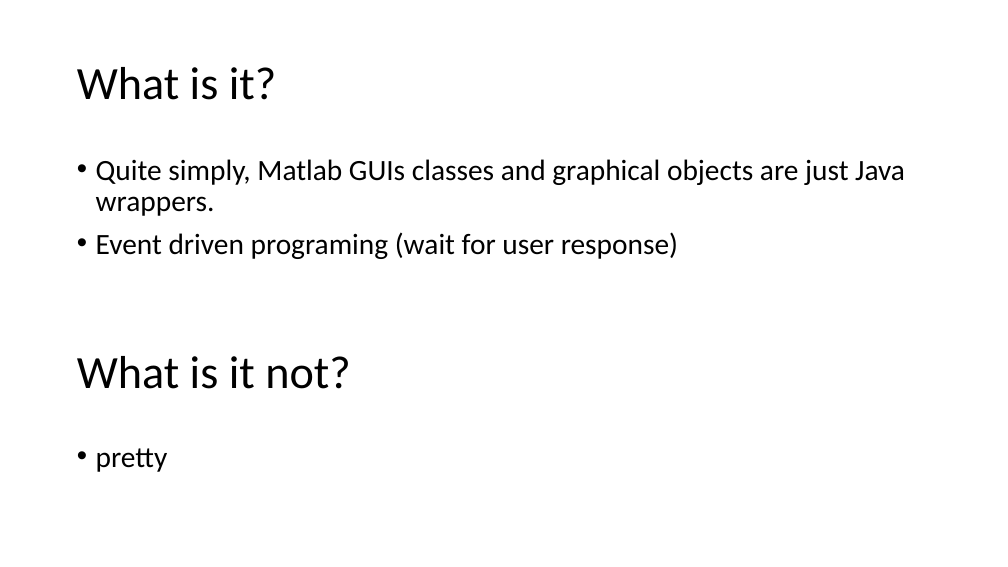
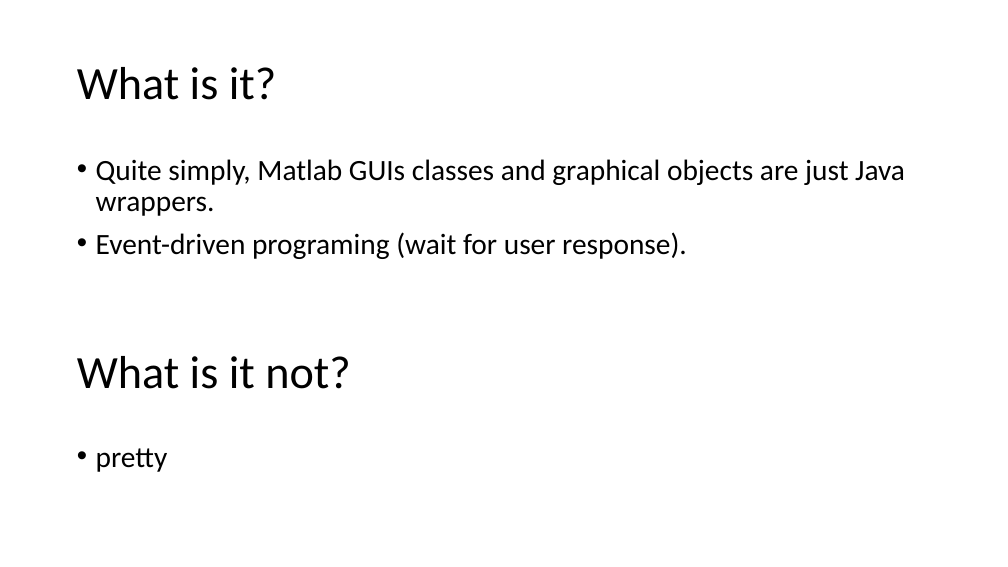
Before and after one commit to zhaENS/Project, a slide deck: slide 2 of Documents/lab Meetings/23-06-15/MatlabGUI.pptx. Drawn at 1008x567 pixels with LibreOffice and Linux fonts; fonts in the diff are those of the drawing. Boxes give left, top, right and bottom in pixels: in the first picture for what was removed or moved away, otherwise in the second. Text is boxed around its words. In the diff, an @@ line names an element or a change of style, - is before the commit and + after.

```diff
--- a/Documents/lab Meetings/23-06-15/MatlabGUI.pptx
+++ b/Documents/lab Meetings/23-06-15/MatlabGUI.pptx
@@ text at [96, 232, 687, 259]: text changed @@
-• Event driven programing (wait for user response)
+• Event-driven programing (wait for user response).
```
Also in this commit, not shown: 5 other slides changed, 2 slides added, 1 other file.
